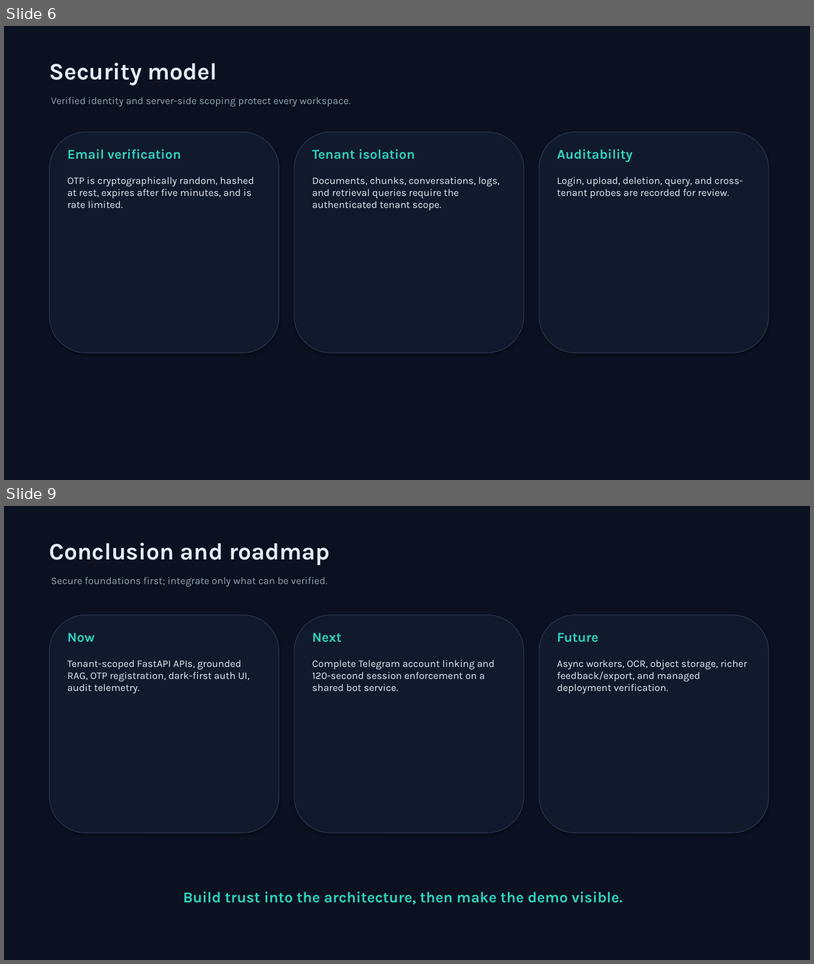
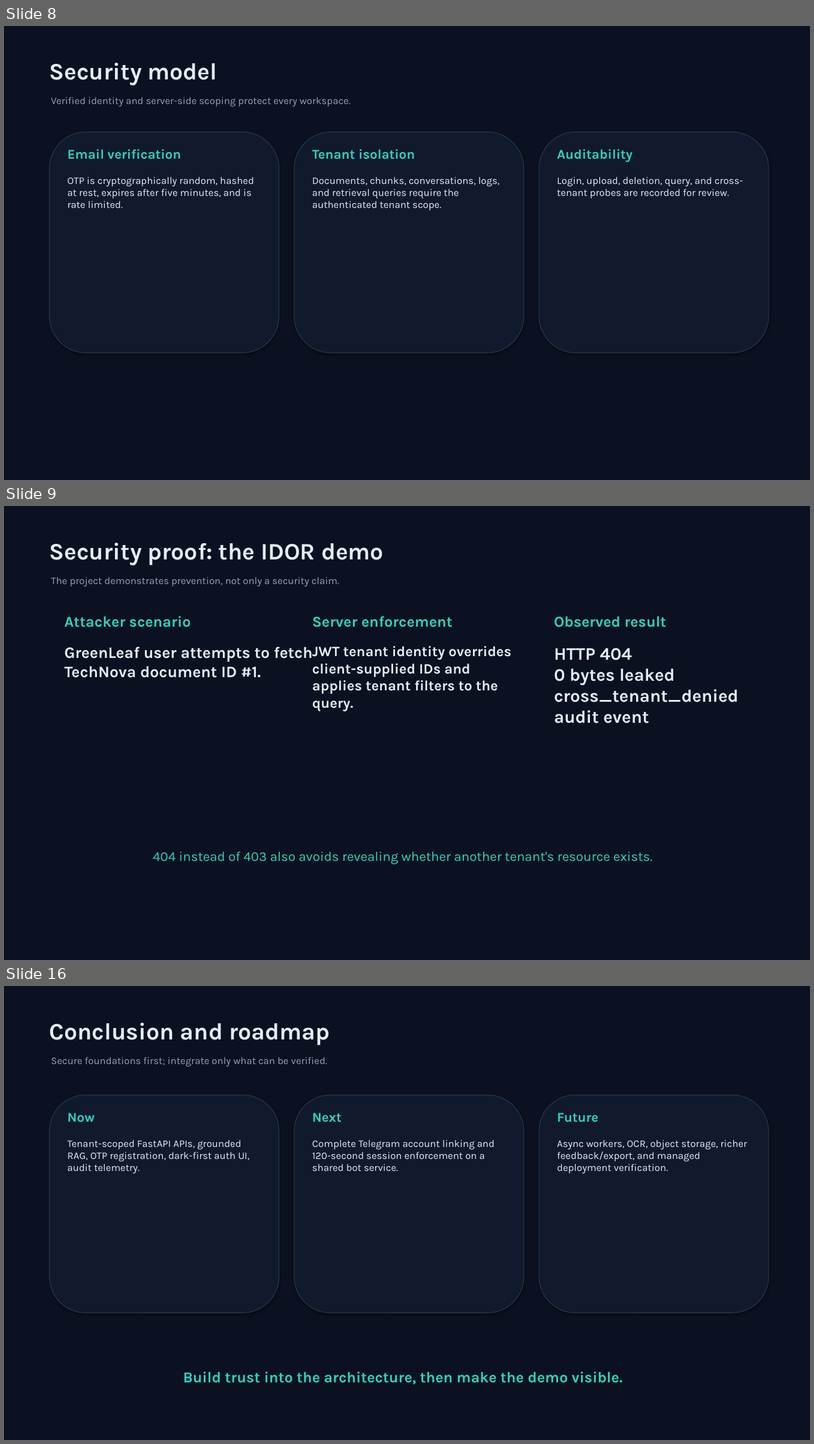
Before and after one commit to aksharganji23/tenantAI, a slide deck: presentation/SaaSsum_AI_Presentation.pptx. Shown one above the other, each under a label of ours: slides 6 and 9 before the commit, slides 8, 9 and 16 after it; the slides between them are not shown. The pictures are 814x964 and 814x1444 pixels, drawn with LibreOffice and Linux fonts; fonts in the diff are those of the drawing. Boxes give left, top, right and bottom in pixels: in the first picture for what was removed or moved away, otherwise in the second. Text is boxed around its words. In the diff, an @@ line names an element or a change of style, - is before the commit and + after.

```diff
--- a/presentation/SaaSsum_AI_Presentation.pptx
+++ b/presentation/SaaSsum_AI_Presentation.pptx
@@ slide 9 added at box(4, 506, 810, 960), background #0B1120 @@
@@ text added at box(49, 543, 384, 565), 28 pt, text #E5EDF7, bold @@
+Security proof: the IDOR demo
@@ text added at box(51, 577, 339, 586), 12 pt, text #94A3B8 @@
+The project demonstrates prevention, not only a security claim.
@@ text added at box(65, 616, 191, 627), 18 pt, text #2DD4BF, bold @@
+Attacker scenario
@@ text added at box(312, 616, 453, 627), 18 pt, text #2DD4BF, bold @@
+Server enforcement
@@ text added at box(554, 616, 667, 627), 18 pt, text #2DD4BF, bold @@
+Observed result
@@ text added at box(65, 646, 313, 678), 19 pt, text #E5EDF7, bold @@
+GreenLeaf user attempts to fetch TechNova document ID #1.
@@ text added at box(312, 646, 512, 711), 17 pt, text #E5EDF7, bold @@
+JWT tenant identity overrides client-supplied IDs and applies tenant filters to the query.
@@ text added at box(554, 648, 739, 723), 21 pt, text #E5EDF7, bold @@
+HTTP 404
+0 bytes leaked
+cross_tenant_denied audit event
@@ text added at box(153, 851, 653, 864), 16 pt, text #2DD4BF @@
+404 instead of 403 also avoids revealing whether another tenant's resource exists.
@@ what was slide 6 is now slide 8 @@
@@ what was slide 9 is now slide 16 @@
```
Also in this commit, not shown: 2 slides changed, 7 other slides added, 1 slide removed, 1 other file.
